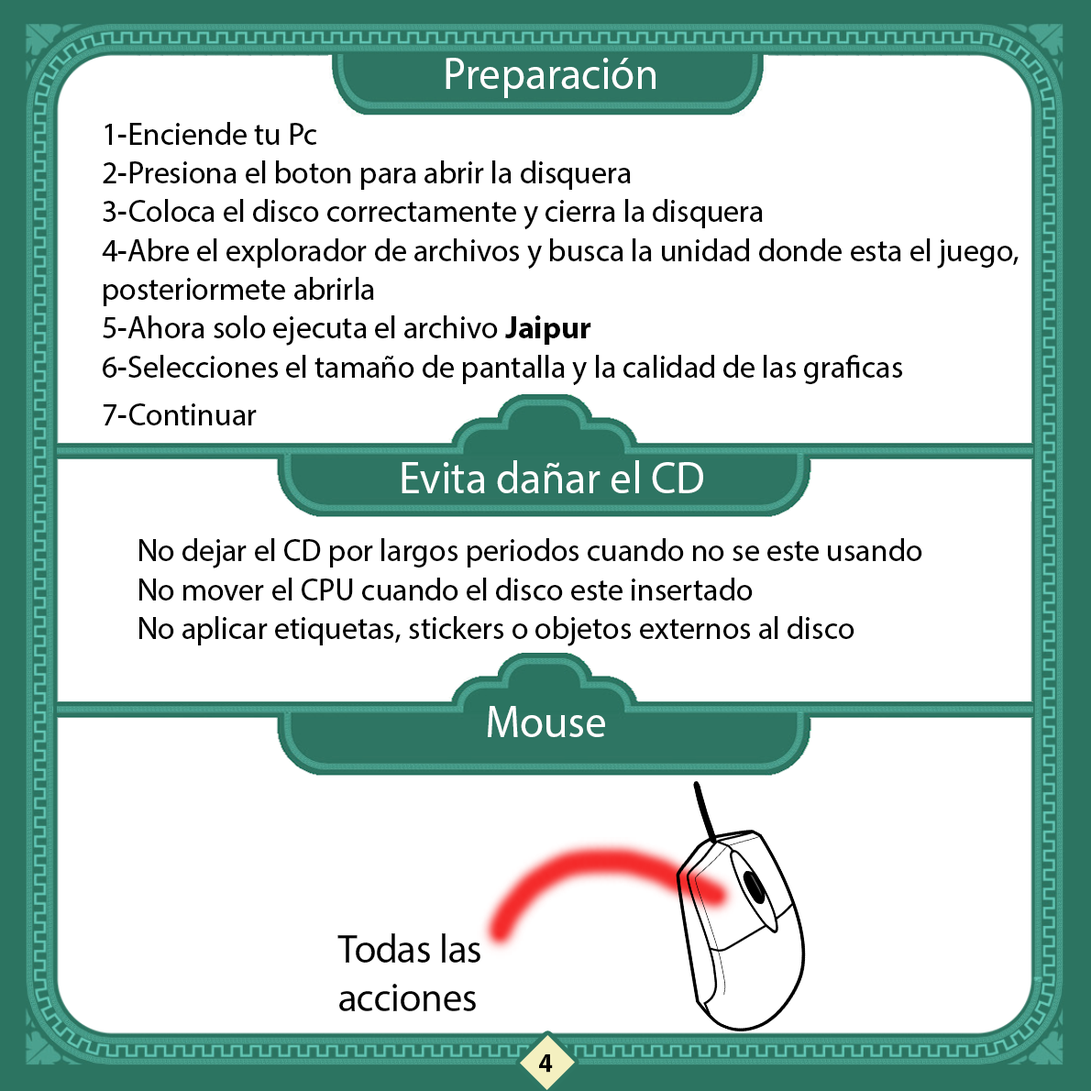
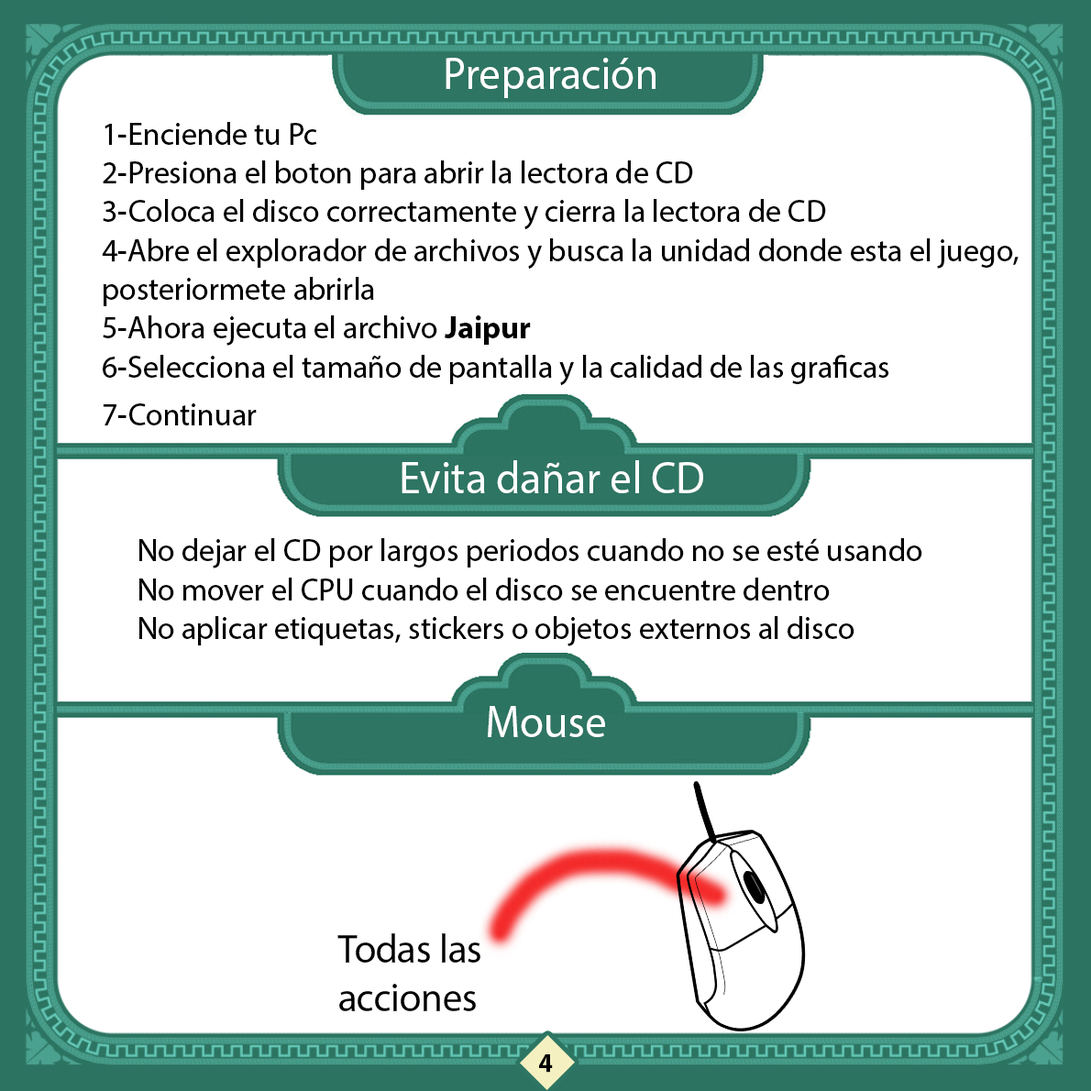
Layers edited between the first and the second 1091×1091 image:
renamed "No dejar el CD por largos periodos cuando no se este usando No" to "No dejar el CD por largos periodos cuando no se esté usando No", painted on it over 571, 538, 831, 601
renamed "1-Enciende tu Pc 2-Presiona el boton para abrir la disquera 3-C" to "1-Enciende tu Pc 2-Presiona el boton para abrir la lectora de C", painted on it over 213, 160, 904, 386
